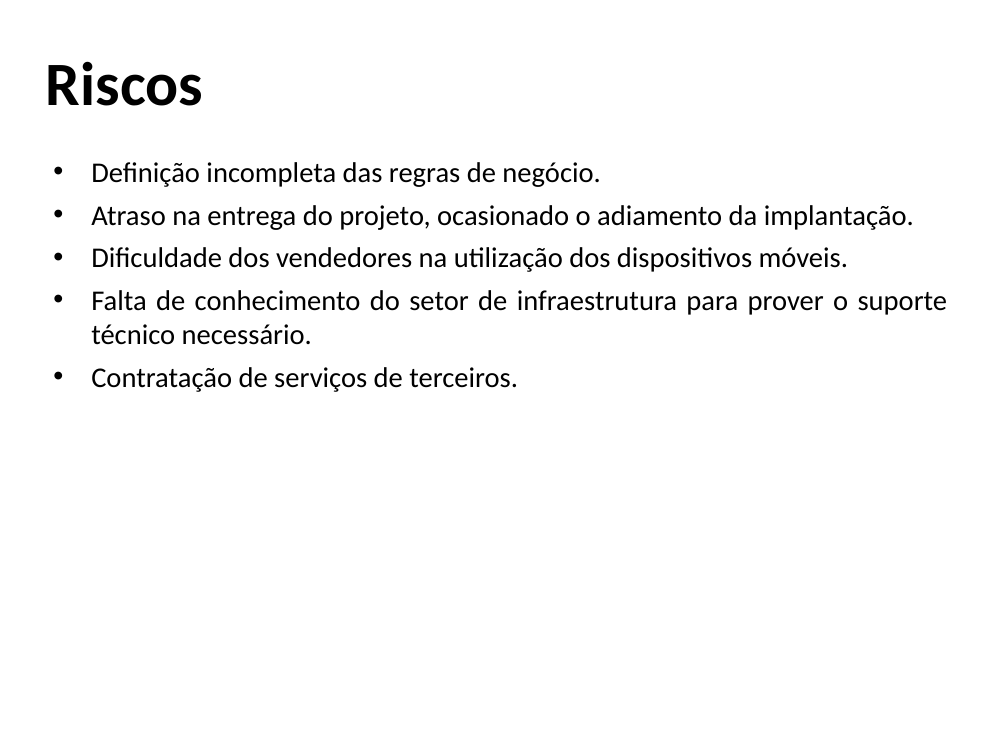
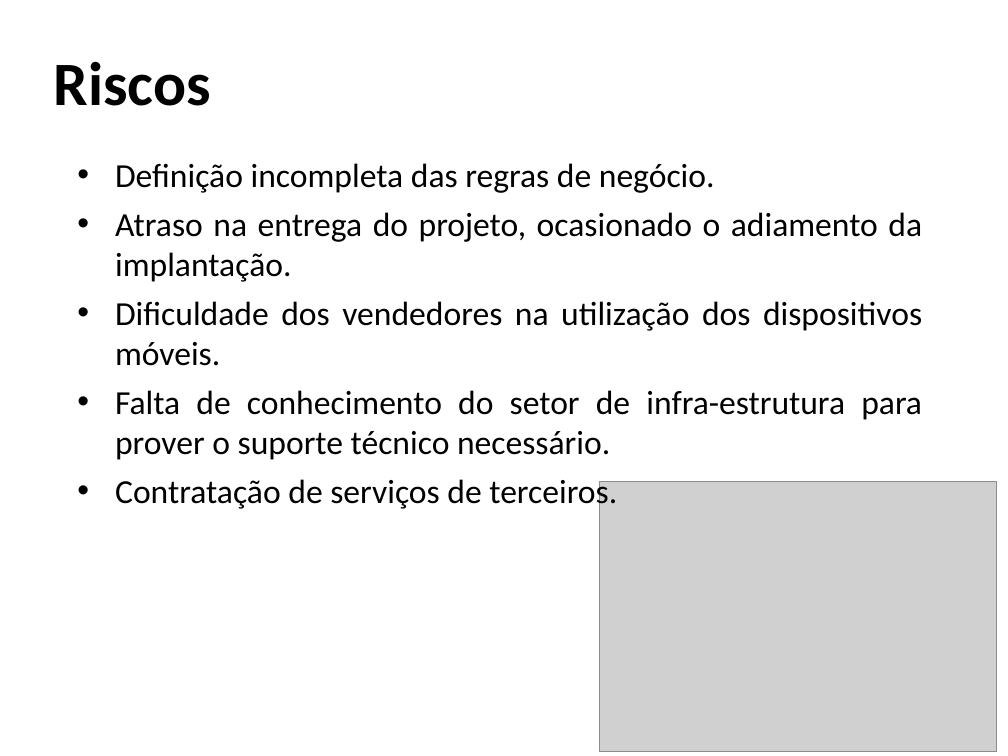
Before and after one commit to rationaldev/salesforce-ibta, a slide deck: slide 9 of Salesforce/04 - Integracao/4.1 - Project Charter/Apresentacao/Salesforce.ppt (slide 8 before the commit). Drawn at 1008x756 pixels with LibreOffice and Linux fonts; fonts in the diff are those of the drawing; grey boxes stand for pictures; background and template pictures are left out. Boxes give left, top, right and bottom in pixels: in the first picture for what was removed or moved away, otherwise in the second. Text is boxed around its words. In the diff, an @@ line names an element or a change of style, - is before the commit and + after.

```diff
--- a/Salesforce/04 - Integracao/4.1 - Project Charter/Apresentacao/Salesforce.ppt
+++ b/Salesforce/04 - Integracao/4.1 - Project Charter/Apresentacao/Salesforce.ppt
@@ title "Riscos": place and size @@
-title "Riscos" at (46,61,203,106)
+title "Riscos" at (54,61,211,106)
@@ text "Definição incompleta das regras de ...": place and size @@
-text "Definição incompleta das regras de ..." at (91,162,948,392)
+text "Definição incompleta das regras de ..." at (115,163,922,511)
@@ text at (115,163,922,511): size 20.4 to 24 pt in "Definição incompleta das regras de negócio.", "Atraso na entrega do projeto, ocasionado o ...", "Dificuldade dos vendedores na utilização dos dispositivos ...", "Contratação de serviços de terceiros." @@
@@ text at (115,390,922,460): text changed; size 20.4 to 24 pt @@
-• Falta de conhecimento do setor de infraestrutura para prover o suporte técnico necessário.
+• Falta de conhecimento do setor de infra-estrutura para prover o suporte técnico necessário.
@@ picture added at (599,481,996,751) @@
```
Also in this commit, not shown: 7 other slides changed, 2 slides added, 2 slides removed, 8 other files.
